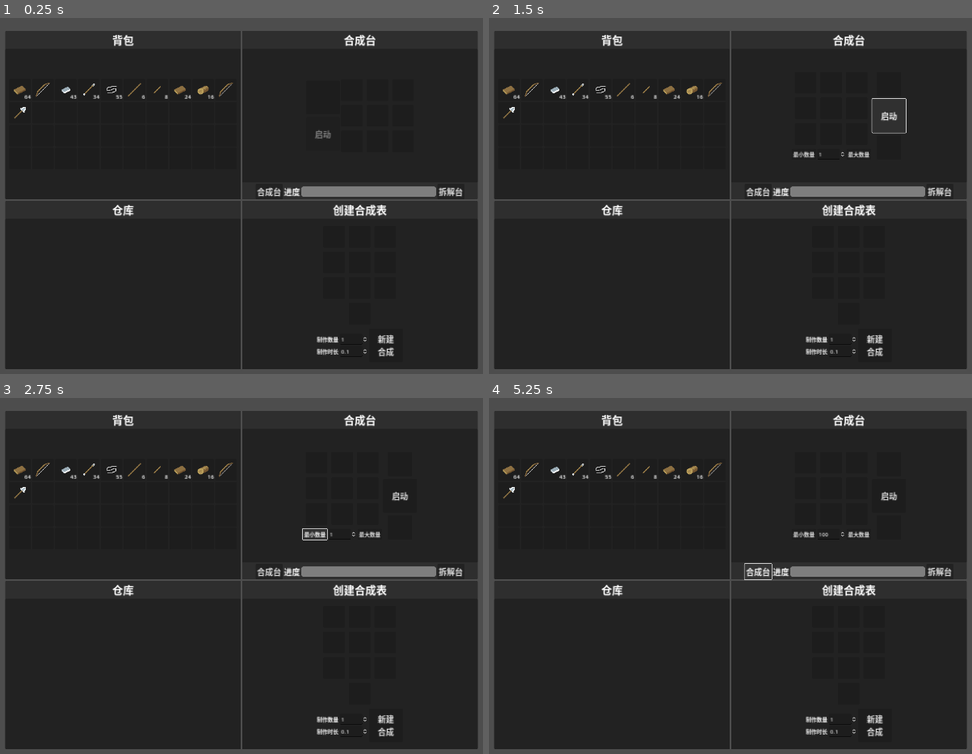
Above: before the commit, frames 1-4 (two rows, left to right).
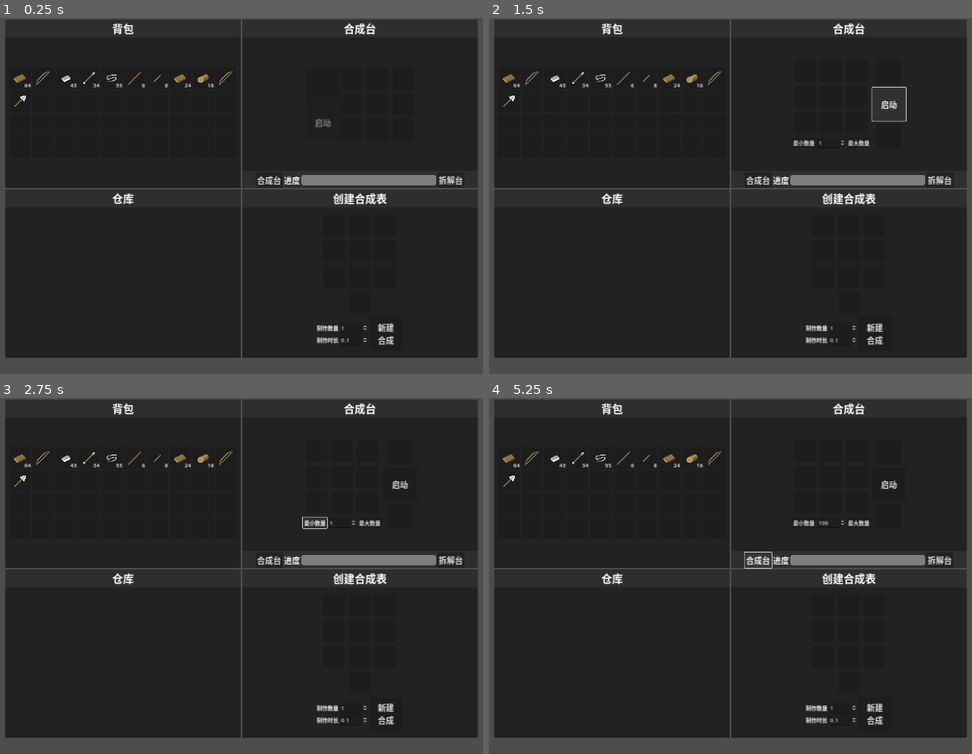
Above: after the commit, the same moments.

Repository: DeerLuuu/Backpack-and-synthesis-system
Game: Godot game, scene res://scene/world/world.tscn
The game is run twice, just before and just after one commit, with the same random seed, the same clock (stepped at 60 frames per second) and the same inputs.
Inputs:
- Up to frame 1 (0.25 s): no input
- Up to frame 2 (1.5 s): click "合成台" at 0.5 s; click "启动" at 1.25 s
- Up to frame 3 (2.75 s): click "最小数量" at 2 s
- Up to frame 4 (5.25 s): click "最大数量" at 2.75 s; click "拆解台" at 3.5 s; click "新建 合成" at 4.25 s; click "合成台" at 5 s

The runs differ from the first frame. In frame 1, 11% of the frame differs, in the area x 1-99%, y 0-99%; in frame 2, 12%; in frame 3, 12%; in frame 4, 12%.
Error in both runs: Invalid access to property or key 'item_name' on a base object of type 'Nil'. (res://scene/world/create_craft_interface.gd:89)

Commit message:
修复了制作不可堆叠物品时一次性制作多个能够堆叠的bug

Diff:
--- a/scene/world/craft_interface.gd
+++ b/scene/world/craft_interface.gd
@@ -132,6 +132,9 @@
 		# 如果当前物品满了跳过
 		if slot_panel_container_10.slot.is_full(): break
 
+		if slot_panel_container_10.slot.has_item():
+			if not slot_panel_container_10.slot.item.can_stack: break
+
 		# 物品制作时间开始
 		craft_timer.start(craft_item_time)
 		# 物品制作进度条初始化
--- a/scene/world/world.tscn
+++ b/scene/world/world.tscn
@@ -455,10 +455,13 @@
 text = "新建
 合成"
 
-[node name="DraggedSlotPanelContainer" parent="UI" instance=ExtResource("2_1ka24")]
+[node name="DraggedSlotPanelContainer" parent="UI/UIGridContainer" instance=ExtResource("2_1ka24")]
 unique_name_in_owner = true
 visible = false
 self_modulate = Color(1, 1, 1, 0)
+layout_mode = 2
+size_flags_horizontal = 4
+size_flags_vertical = 4
 slot = SubResource("Resource_t2qji")
 
 [connection signal="visibility_changed" from="UI/UIGridContainer/PlayerBackpackPanel" to="UI/UIGridContainer" method="_on_player_backpack_panel_visibility_changed"]
